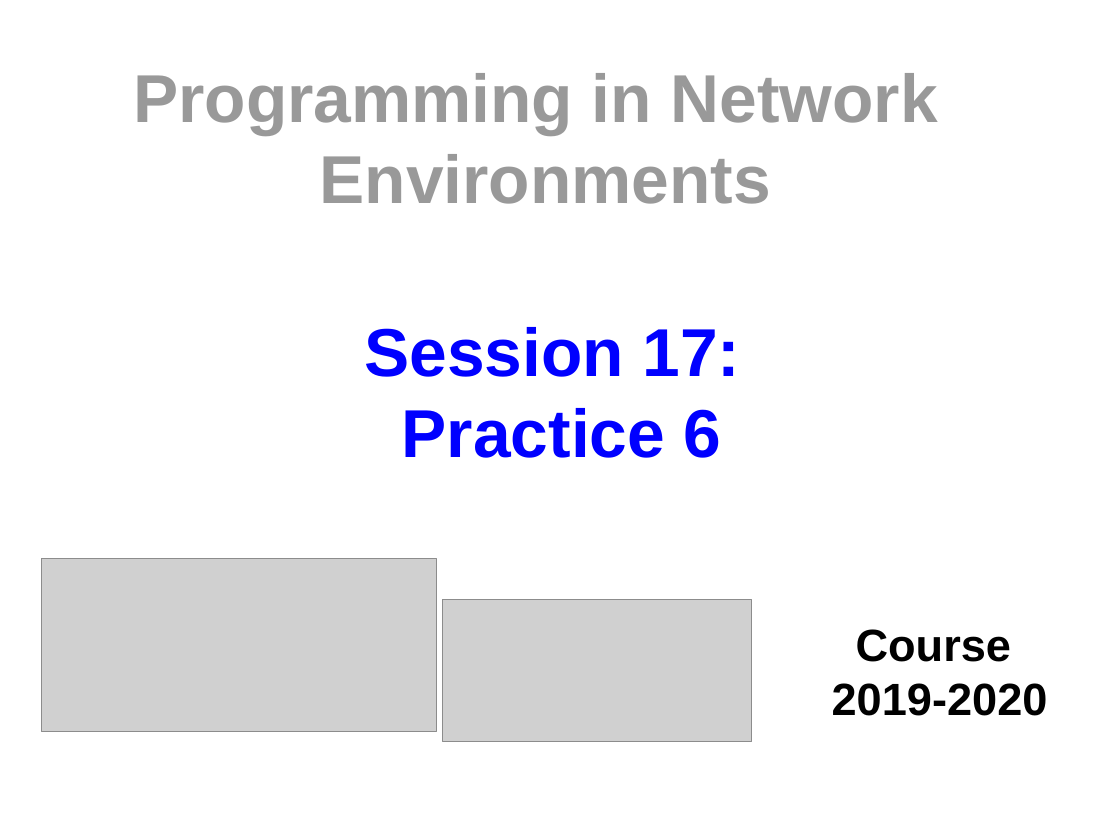
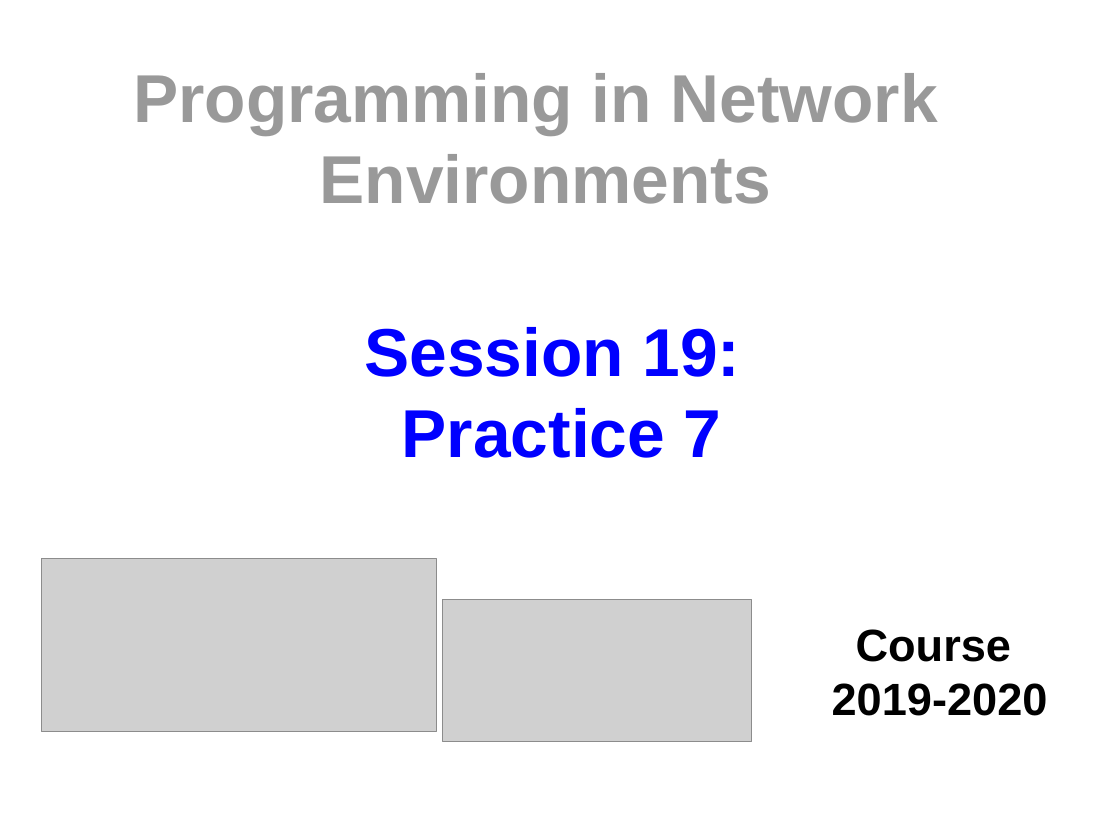
Before and after one commit to myTeachingURJC/2019-2020-PNE, a slide deck: slide 1 of s19-json-rest-II/Cover/Cover.odp. Drawn at 1120x840 pixels with LibreOffice and Linux fonts; fonts in the diff are those of the drawing; grey boxes stand for pictures. Boxes give left, top, right and bottom in pixels: in the first picture for what was removed or moved away, otherwise in the second. Text is boxed around its words. In the diff, an @@ line names an element or a change of style, - is before the commit and + after.

Commit message:
S19: Cover image updated

```diff
--- a/s19-json-rest-II/Cover/Cover.odp
+++ b/s19-json-rest-II/Cover/Cover.odp
@@ title at [364,327,740,458]: text changed @@
-Session 17:
-Practice 6
+Session 19:
+Practice 7
```
